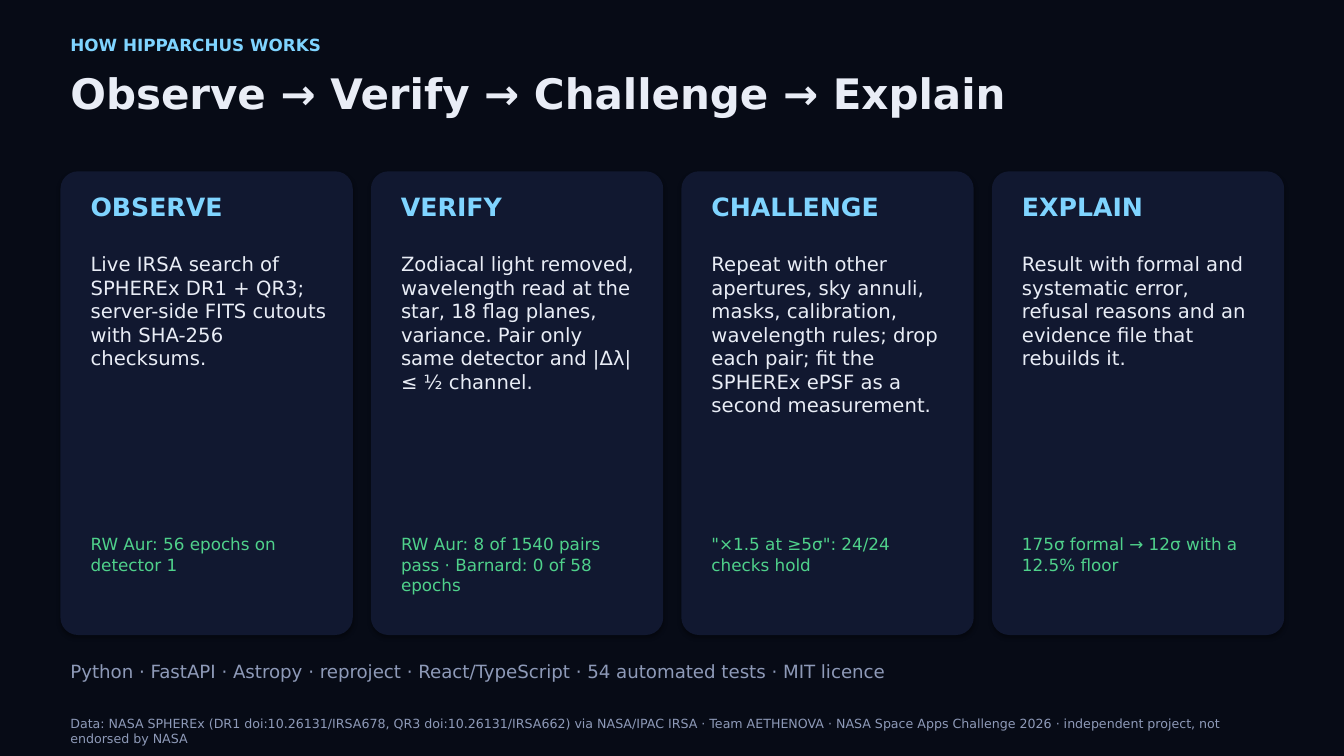
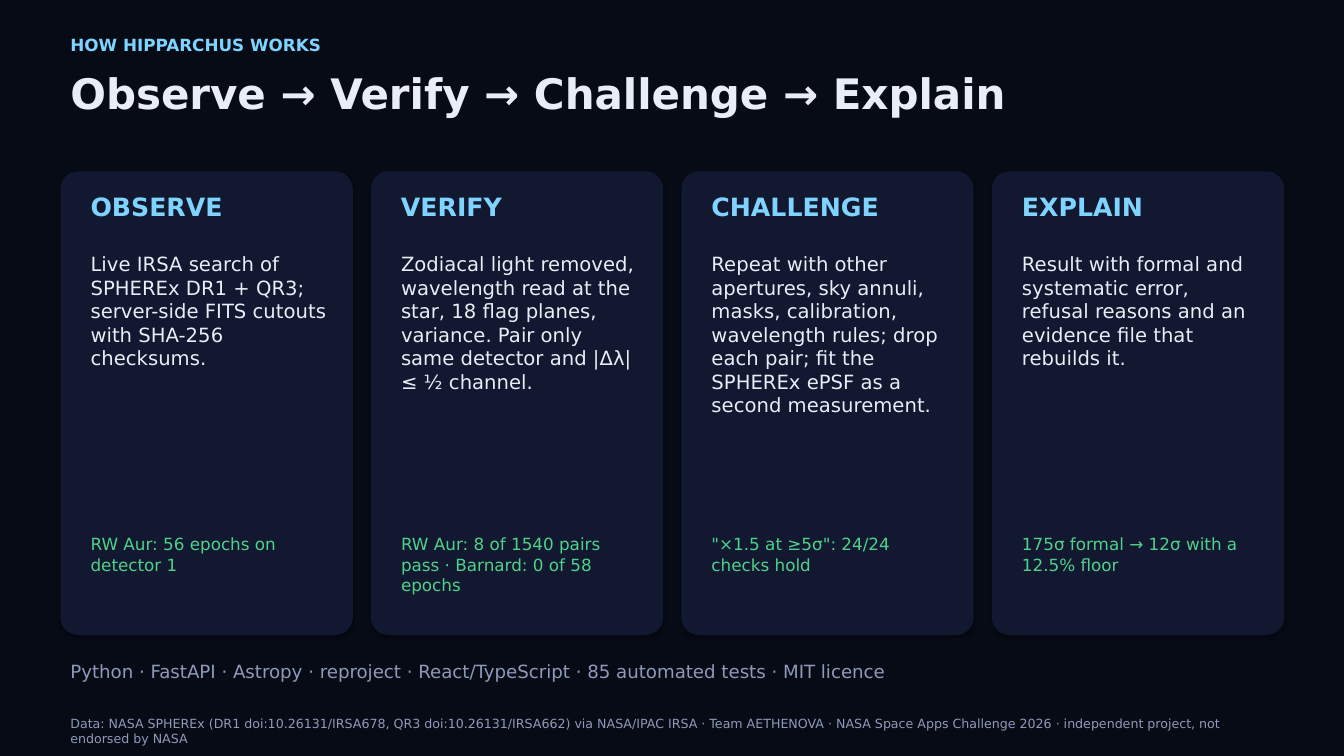
Before and after one commit to evantampa129/HIPPARCHUS-SpaceApps2026, a slide deck: slide 3 of presentation/HIPPARCHUS_AETHENOVA_FINAL.pptx. Drawn at 1344x756 pixels with LibreOffice and Linux fonts; fonts in the diff are those of the drawing. Boxes give left, top, right and bottom in pixels: in the first picture for what was removed or moved away, otherwise in the second. Text is boxed around its words. In the diff, an @@ line names an element or a change of style, - is before the commit and + after.

Commit message:
Calibration (CWAVE mode, SIP cause), ePSF chi-square diagnosis, second-track vetting, public-app setup; report, deck and Judge Mode updated

```diff
--- a/presentation/HIPPARCHUS_AETHENOVA_FINAL.pptx
+++ b/presentation/HIPPARCHUS_AETHENOVA_FINAL.pptx
@@ text at [70, 664, 885, 682]: text changed @@
-Python · FastAPI · Astropy · reproject · React/TypeScript · 54 automated tests · MIT licence
+Python · FastAPI · Astropy · reproject · React/TypeScript · 85 automated tests · MIT licence
```
Also in this commit, not shown: 41 other files.
